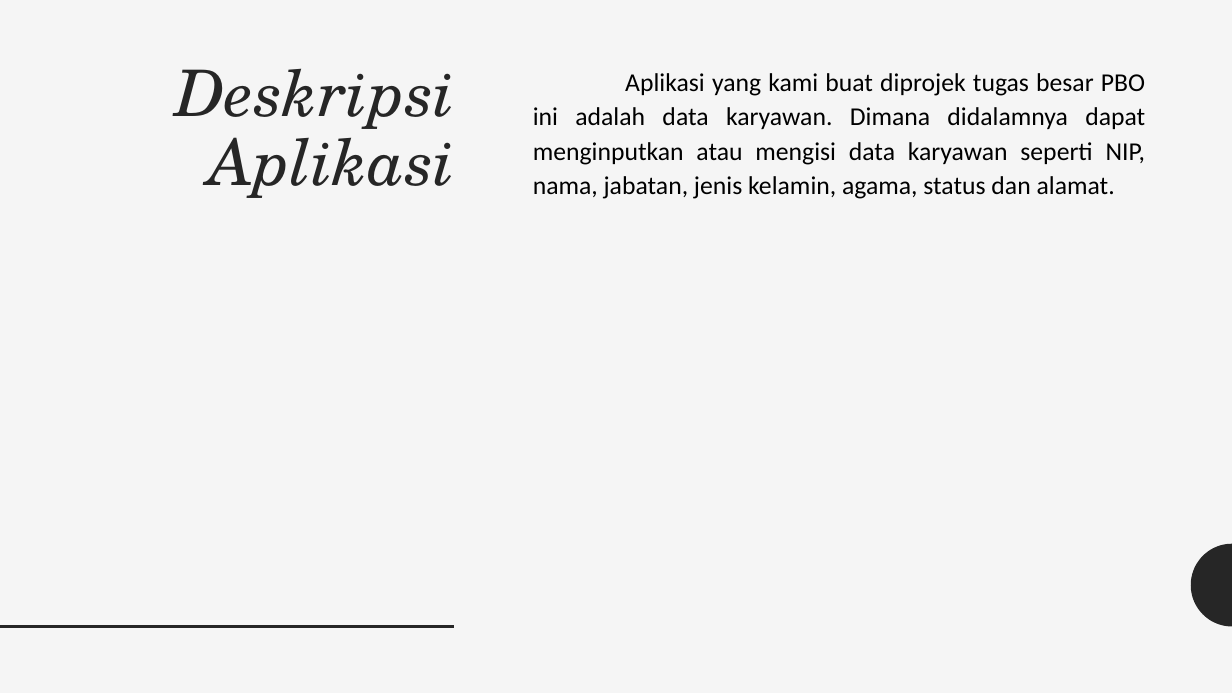
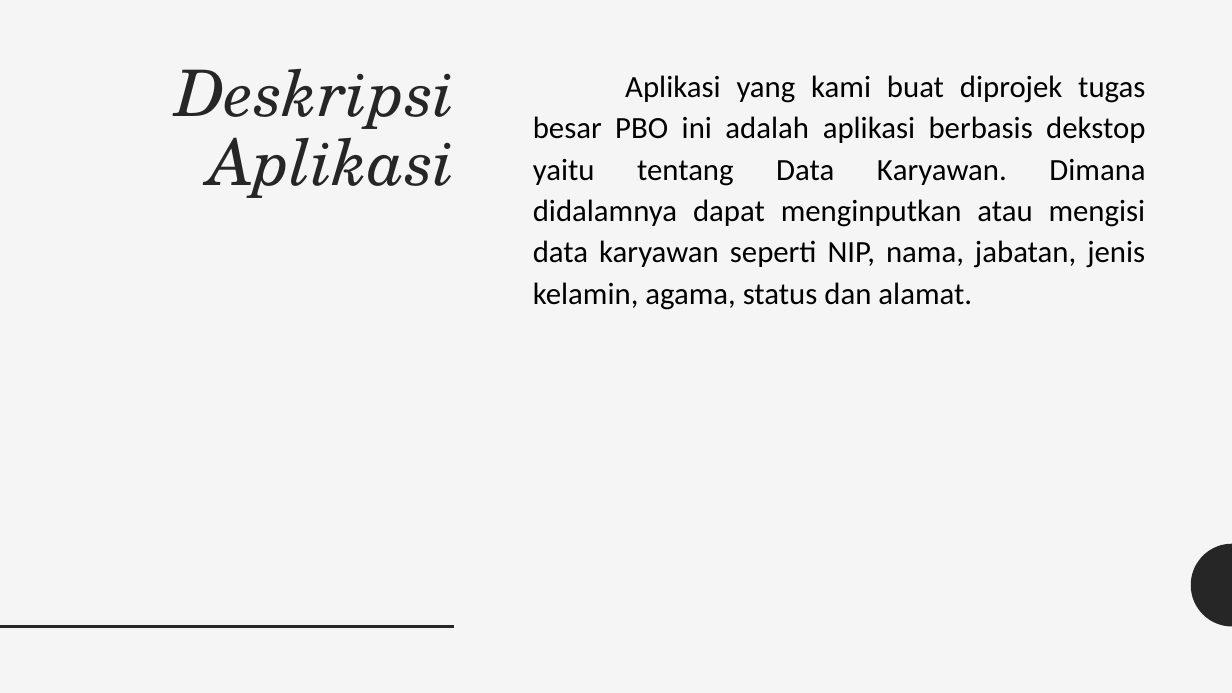
Before and after one commit to FajarMaulana123/PBO_Kelompok_6, a slide deck: slide 3 of TUBES PBO.pptx. Drawn at 1232x693 pixels with LibreOffice and Linux fonts; fonts in the diff are those of the drawing. Boxes give left, top, right and bottom in pixels: in the first picture for what was removed or moved away, otherwise in the second. Text is boxed around its words. In the diff, an @@ line names an element or a change of style, - is before the commit and + after.

```diff
--- a/TUBES PBO.pptx
+++ b/TUBES PBO.pptx
@@ text at bbox=[533, 75, 1146, 310]: text changed; size 20 to 24 pt @@
-Aplikasi yang kami buat diprojek tugas besar PBO ini adalah data karyawan. Dimana didalamnya dapat menginputkan atau mengisi data karyawan seperti NIP, nama, jabatan, jenis kelamin, agama, status dan alamat.
+Aplikasi yang kami buat diprojek tugas besar PBO ini adalah aplikasi berbasis dekstop yaitu tentang Data Karyawan. Dimana didalamnya dapat menginputkan atau mengisi data karyawan seperti NIP, nama, jabatan, jenis kelamin, agama, status dan alamat.
```
Also in this commit, not shown: 9 slides added, 5 slides removed.
